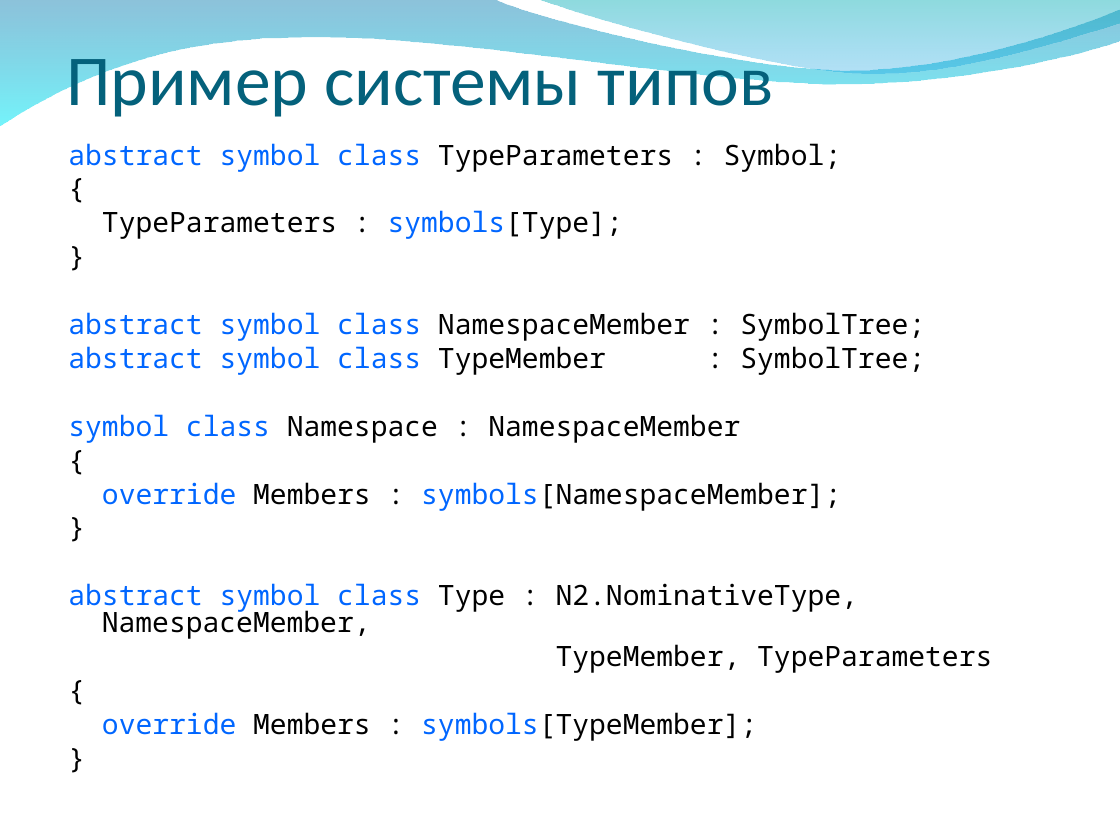
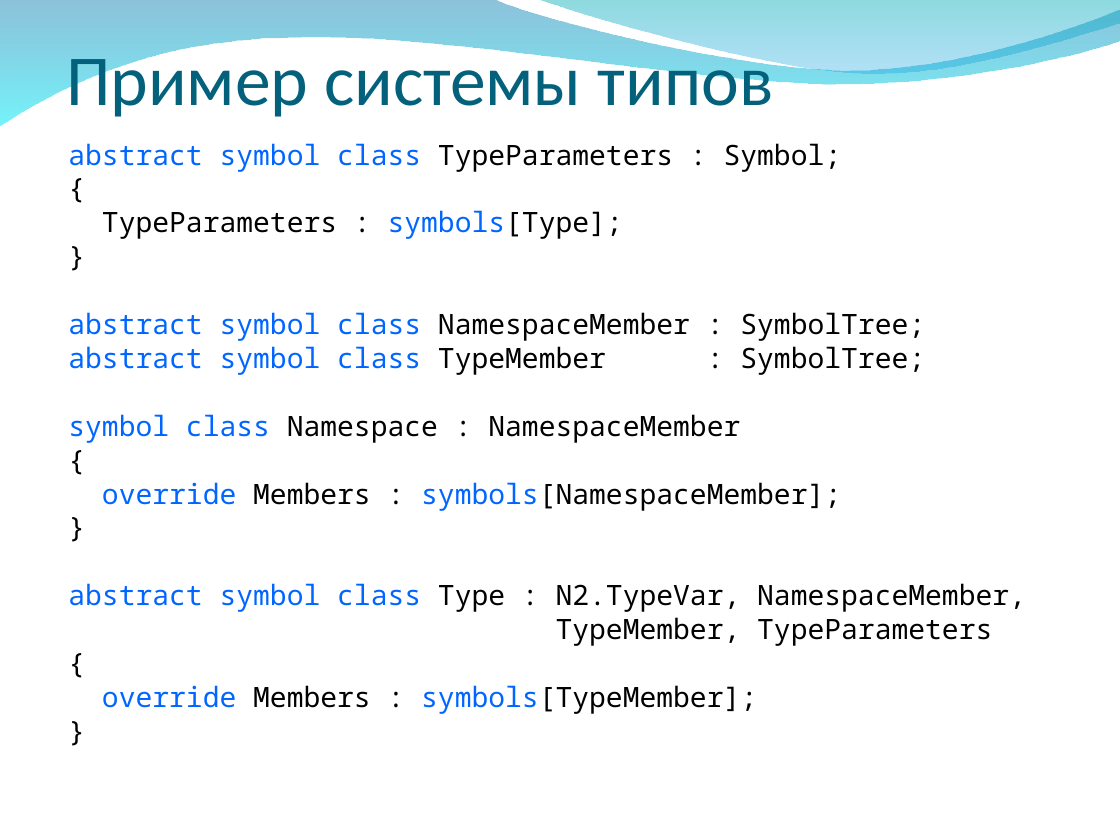
Before and after one commit to VladD2/Nemerle-Articles, a slide deck: slide 37 of N2/N2-Project/N2.ppt (slide 36 before the commit). Drawn at 1120x840 pixels with LibreOffice and Linux fonts; fonts in the diff are those of the drawing; background and template pictures are left out. Boxes give left, top, right and bottom in pixels: in the first picture for what was removed or moved away, otherwise in the second. Text is boxed around its words. In the diff, an @@ line names an element or a change of style, - is before the commit and + after.

```diff
--- a/N2/N2-Project/N2.ppt
+++ b/N2/N2-Project/N2.ppt
@@ text at (68,583,1026,612): text changed @@
-abstract symbol class Type : N2.NominativeType, NamespaceMember,
+abstract symbol class Type : N2.TypeVar, NamespaceMember,
```
Also in this commit, not shown: 18 other slides changed, 4 slides added.
